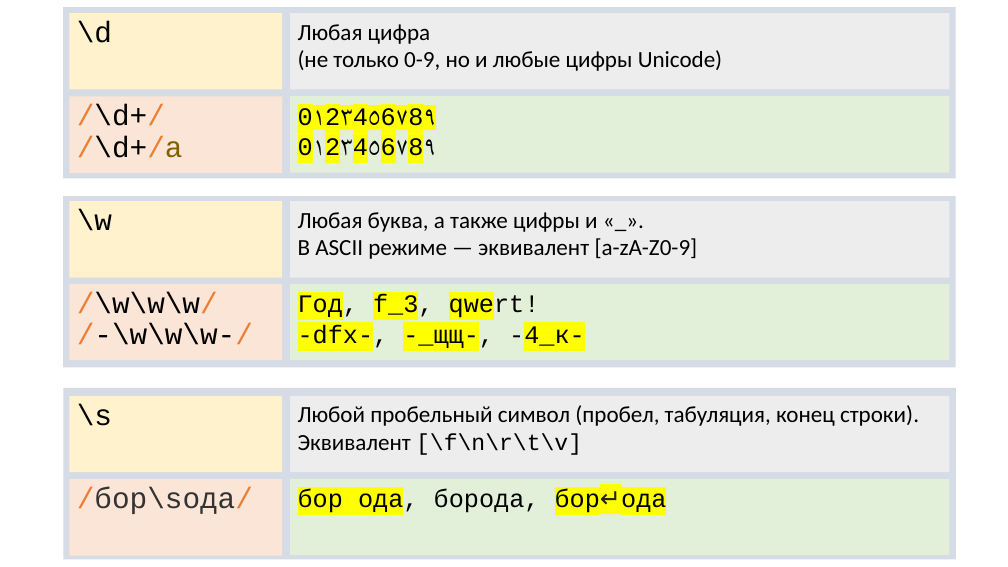
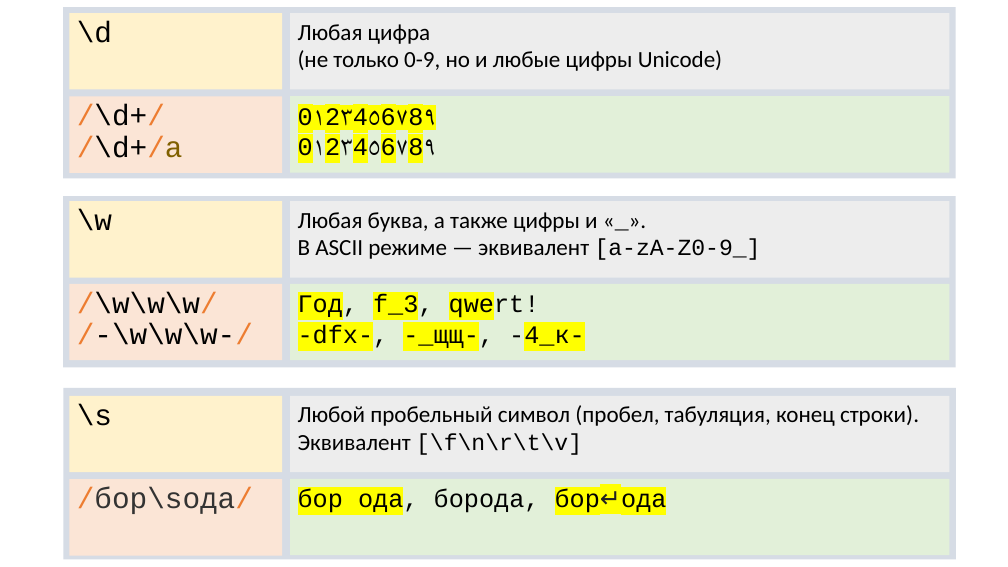
Before and after one commit to xtrueman/prog_instruments, a slide deck: slide 7 of presentations/RegularExpressions.pptx. Drawn at 1008x567 pixels with LibreOffice and Linux fonts; fonts in the diff are those of the drawing. Boxes give left, top, right and bottom in pixels: in the first picture for what was removed or moved away, otherwise in the second. Text is boxed around its words. In the diff, an @@ line names an element or a change of style, - is before the commit and + after.

```diff
--- a/presentations/RegularExpressions.pptx
+++ b/presentations/RegularExpressions.pptx
@@ text in rectangle at [298,212,761,260]: text changed @@
-Любая буква, а также цифры и «_».
-В ASCII режиме — эквивалент [a-zA-Z0-9]
+Любая буква, а также цифры и «_».
+В ASCII режиме — эквивалент [a-zA-Z0-9_]
```
Also in this commit, not shown: 9 other slides changed, 1 slide added, 2 other files.
